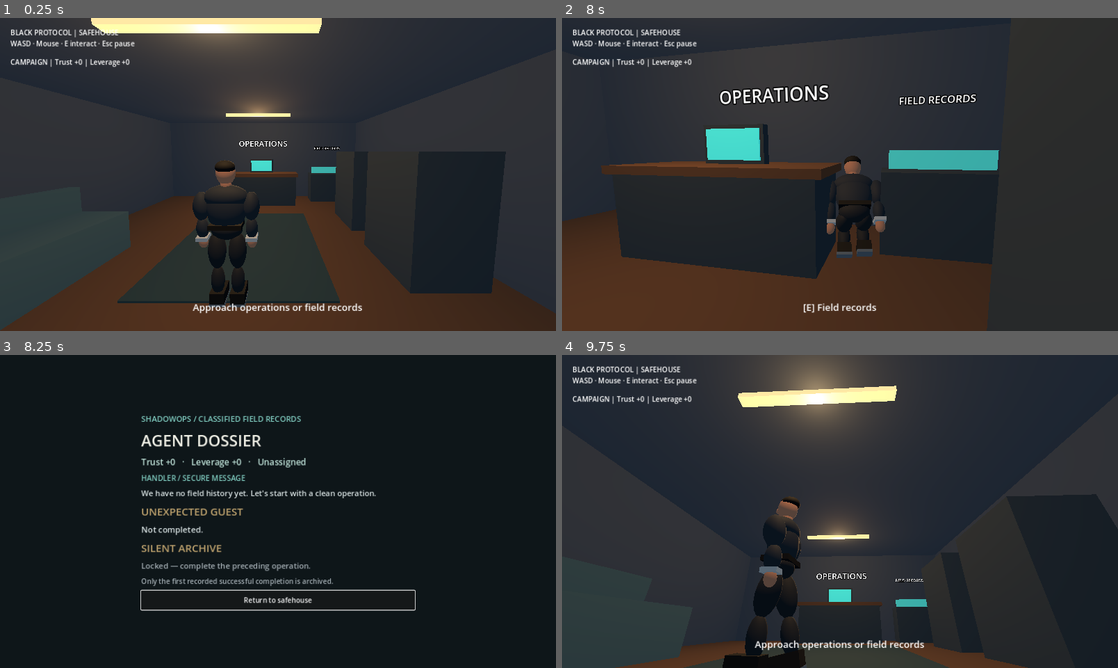
Above: before the commit, frames 1-4 (two rows, left to right).
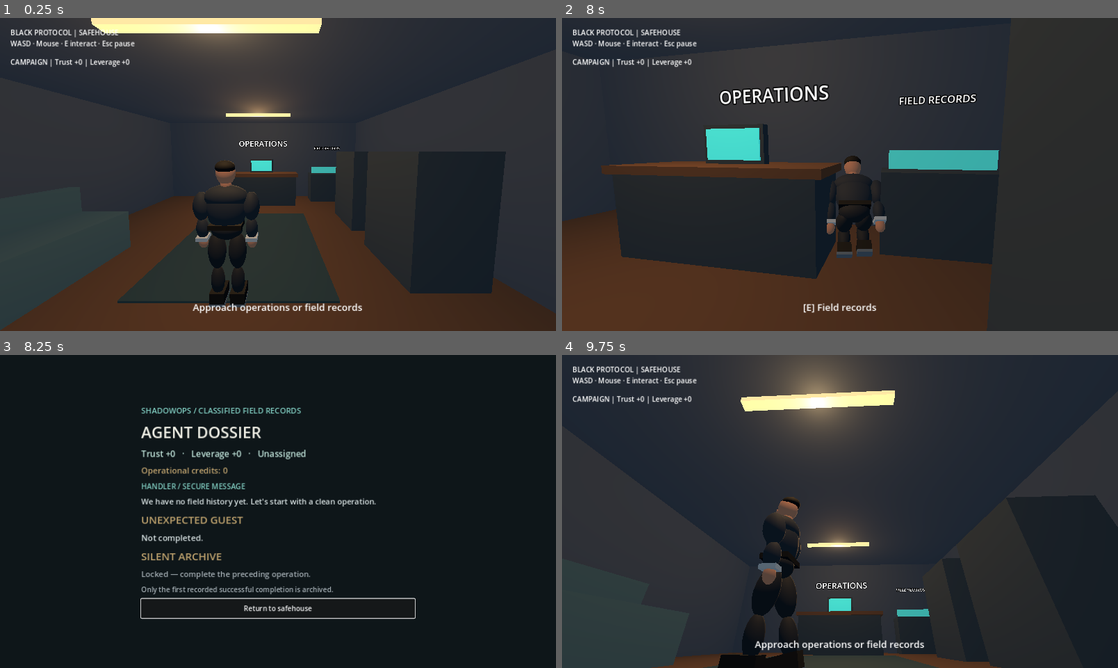
Above: after the commit, the same moments.

Repository: evilsysadmin/ShadowOps-black-protocol
Game: Godot game, scene res://scenes/safehouse.tscn
Two runs of this game, one before a commit and one after it. Both use one fixed random seed, a clock stepped at 60 frames per second and the inputs below.
Inputs (mouse positions are in pixels of both pictures, inside the frame that each line leads up to):
- Up to frame 1 (0.25 s): no input
- Up to frame 2 (8 s): tap Enter at 0.5 s; move the mouse to (867, 174) at 0.52 s; hold W 0.53-5.78 s; tap R at 0.6 s; click (867, 174) at 0.67 s; move the mouse to (812, 174) at 1.27 s; tap C at 1.35 s; move the mouse to (851, 168) at 2.02 s; tap Q at 2.1 s; move the mouse to (834, 180) at 2.77 s; tap Ctrl at 2.85 s; click (834, 180) at 2.92 s; move the mouse to (878, 177) at 3.52 s; hold Shift 3.53-4.28 s; move the mouse to (795, 171) at 4.27 s; tap 1 at 4.35 s; move the mouse to (845, 174) at 5.02 s; tap 2 at 5.1 s; click (845, 174) at 5.17 s; tap Space at 5.75 s; move the mouse to (817, 168) at 5.77 s; hold D 5.78-6.53 s; tap 3 at 5.85 s; move the mouse to (867, 174) at 6.52 s; hold W from 6.53 s (still down); tap 4 at 6.6 s; move the mouse to (812, 174) at 7.27 s; tap 5 at 7.35 s; click (812, 174) at 7.42 s
- Up to frame 3 (8.25 s): keep holding W; move the mouse to (289, 505) at 8.02 s; tap E at 8.1 s
- Up to frame 4 (9.75 s): release W at 8.75 s; click "Return to safehouse" at 8.75 s; tap Enter at 9.5 s; move the mouse to (834, 517) at 9.52 s; hold A from 9.53 s (still down); tap R at 9.6 s

Frames 1-2 are identical in both runs. In frame 3, 7.3% of the frame differs, in the area x 25-75%, y 16-85%; in frame 4, 4.9%.

Commit message:
feat: derive operational credits from canonical performance

Diff:
--- a/scripts/campaign.gd
+++ b/scripts/campaign.gd
@@ -165,3 +165,30 @@
 		return false
 	selected_operation = operation
 	return true
+
+# Earned credits are derived from canonical completions, never from replay counts.
+func operation_reward(operation: String) -> int:
+	var completed := false
+	match operation:
+		Operations.HOTEL:
+			completed = not intel_choice.is_empty()
+		Operations.ARCHIVE:
+			completed = archive_completed
+	if not completed:
+		return 0
+	var report := field_report(operation)
+	var reward := 100
+	if not report.is_empty():
+		if not bool(report["alerted"]):
+			reward += 40
+		if int(report["damage"]) == 0:
+			reward += 20
+		if int(report["shots"]) == 0 and not bool(report["guard_down"]):
+			reward += 20
+	return reward
+
+func earned_credits() -> int:
+	return operation_reward(Operations.HOTEL) + operation_reward(Operations.ARCHIVE)
+
+func available_credits() -> int:
+	return earned_credits()
--- a/scripts/dossier.gd
+++ b/scripts/dossier.gd
@@ -21,6 +21,7 @@
 	line(panel, "SHADOWOPS / CLASSIFIED FIELD RECORDS", 18, Color(0.50, 0.80, 0.75))
 	line(panel, "AGENT DOSSIER", 36, Color(0.94, 0.94, 0.90))
 	line(panel, "Trust %+d   ·   Leverage %+d   ·   %s" % [Campaign.handler_trust(), Campaign.independent_leverage(), Campaign.specialization.capitalize() if not Campaign.specialization.is_empty() else "Unassigned"], 20, Color(0.75, 0.89, 0.85))
+	line(panel, "Operational credits: %d" % Campaign.available_credits(), 19, Color(0.75, 0.64, 0.43))
 	if Campaign.save_blocked:
 		line(panel, "Campaign file unavailable or incompatible.", 18, Color(1.0, 0.5, 0.4))
 	line(panel, "HANDLER / SECURE MESSAGE", 17, Color(0.50, 0.80, 0.75))
@@ -34,7 +35,7 @@
 			var report := Campaign.field_report(operation)
 			line(panel, Operations.report_summary(completed, report), 19, Color(0.85, 0.89, 0.89))
 			if completed:
-				line(panel, Handler.assessment(report), 16, Color(0.66, 0.83, 0.80))
+				line(panel, "%s · %d credits earned" % [Handler.assessment(report), Campaign.operation_reward(operation)], 16, Color(0.66, 0.83, 0.80))
 	line(panel, "Only the first recorded successful completion is archived.", 16, Color(0.64, 0.68, 0.70))
 	if not Campaign.intel_choice.is_empty():
 		var contact := Button.new()
--- a/tests/campaign_regression.gd
+++ b/tests/campaign_regression.gd
@@ -30,6 +30,7 @@
 	check(operations.report_summary(false, {}) == "Not completed.", "pending operation report")
 	check(operations.report_summary(true, {}).contains("no historical metrics"), "legacy completion report")
 	check(Campaign.intel_choice.is_empty(), "fresh campaign has no decision")
+	check(Campaign.available_credits() == 0, "fresh campaign has no credits")
 	check(not Campaign.negotiate_handler("coordinate"), "negotiation locked before first operation")
 	check(not Campaign.select_operation("silent_archive"), "archive locked initially")
 	check(not Campaign.record_archive(), "archive cannot complete before hotel")
@@ -49,6 +50,7 @@
 	check(not Campaign.record_intel("retain", {"seconds": -1}), "reject invalid field report")
 	check(Campaign.record_intel("retain", hotel_report), "record first mission")
 	check(Campaign.field_report("unexpected_guest") == hotel_report, "hotel performance stored")
+	check(Campaign.available_credits() == 180, "clean operation reward")
 	check(handler.assessment(hotel_report).contains("No shots, no damage"), "grounded clean assessment")
 	check(operations.report_summary(true, hotel_report).contains("— accuracy"), "zero shots has no accuracy")
 	hotel_report["seconds"] = 999
@@ -60,6 +62,7 @@
 	check(handler.assessment(archive_report).contains("full alert and you took damage"), "grounded alert assessment")
 	check(Campaign.record_archive({"seconds": 1}), "completed archive replay is ignored")
 	check(Campaign.field_report("silent_archive") == archive_report, "archive replay preserves report")
+	check(Campaign.available_credits() == 280, "canonical rewards cannot be farmed")
 	check(Campaign.handler_trust() == -1 and Campaign.independent_leverage() == 1, "retain consequences")
 	check(Campaign.can_negotiate_handler(), "negotiation unlocked")
 	check(not Campaign.negotiate_handler("invalid"), "invalid agreement rejected")
@@ -86,6 +89,7 @@
 	Campaign.handler_agreement = ""
 	Campaign.load_campaign()
 	check(Campaign.handler_agreement == "coordinate", "agreement survives reload")
+	check(Campaign.available_credits() == 280, "earned credits survive reload")
 	check(Campaign.field_report("unexpected_guest").get("seconds") == 40 and Campaign.field_report("silent_archive") == archive_report, "reports survive specialization and reload")
 	check(Campaign.archive_completed, "archive completion survives specialization and reload")
 	check(Campaign.intel_choice == "retain" and Campaign.specialization == "resilience", "reload restores campaign")
